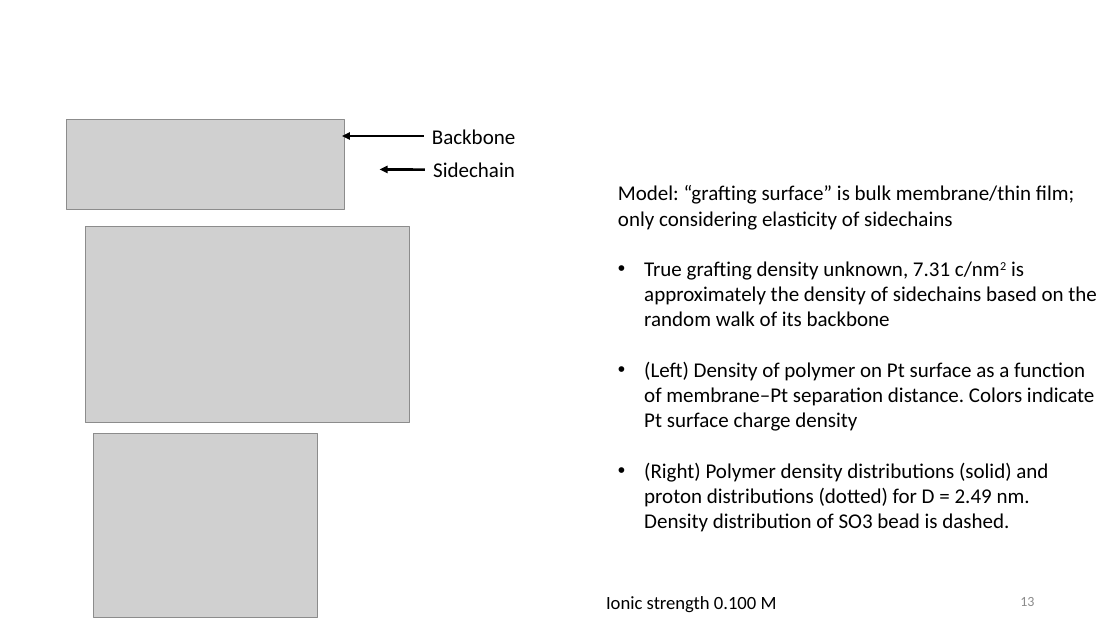
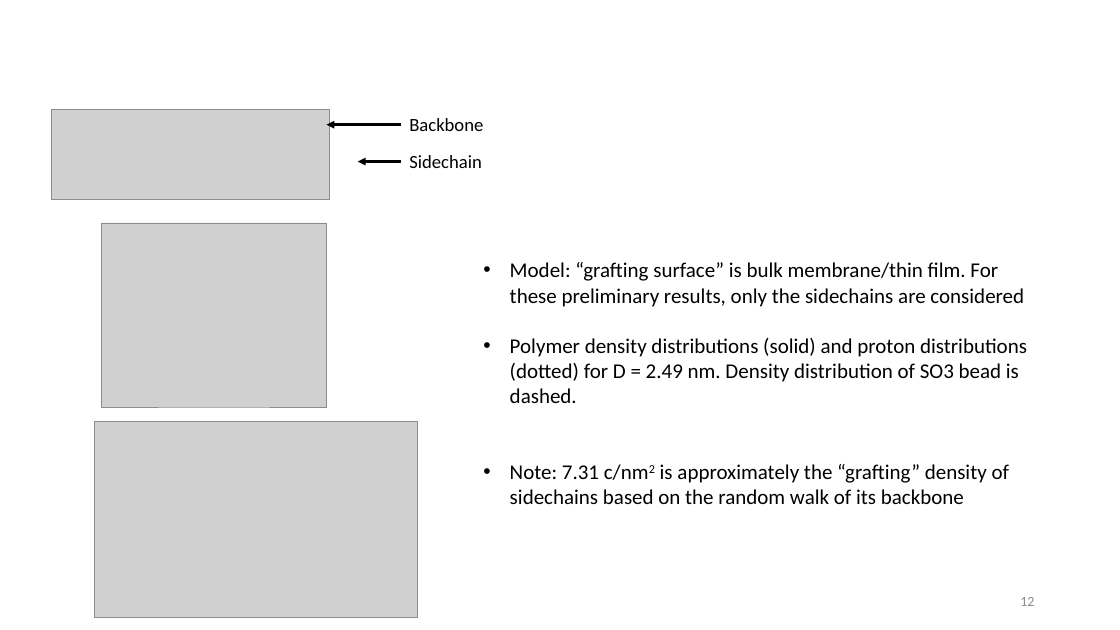
Before and after one commit to tyokokur/presentations, a slide deck: slide 12 of 20240722 NAF Intro.pptx (slide 13 before the commit). Drawn at 1120x630 pixels with LibreOffice and Linux fonts; fonts in the diff are those of the drawing; grey boxes stand for pictures; background and template pictures are left out. Boxes give left, top, right and bottom in pixels: in the first picture for what was removed or moved away, otherwise in the second. Text is boxed around its words. In the diff, an @@ line names an element or a change of style, - is before the commit and + after.

```diff
--- a/20240722 NAF Intro.pptx
+++ b/20240722 NAF Intro.pptx
@@ picture: place and size @@
-picture at box(66, 119, 344, 210)
+picture at box(51, 109, 329, 200)
@@ text "Backbone" at box(409, 118, 483, 131): size 18 to 16 pt @@
@@ text "Backbone": place and size @@
-text "Backbone" at box(432, 129, 515, 144)
+text "Backbone" at box(409, 118, 483, 131)
@@ arrow moved from (423, 136) - (342, 136) to (402, 124) - (327, 124) @@
@@ text "Sidechain": place and size @@
-text "Sidechain" at box(433, 162, 515, 177)
+text "Sidechain" at box(409, 155, 481, 168)
@@ text "Sidechain" at box(409, 155, 481, 168): size 18 to 16 pt @@
@@ arrow moved from (425, 170) - (380, 170) to (402, 161) - (358, 161) @@
@@ picture: place and size @@
-picture at box(93, 434, 318, 618)
+picture at box(102, 223, 327, 407)
@@ text at box(510, 262, 1027, 504): text changed @@
-Model: “grafting surface” is bulk membrane/thin film; only considering elasticity of sidechains
-• True grafting density unknown, 7.31 c/nm2 is approximately the density of sidechains based on the random walk of its backbone
-• (Left) Density of polymer on Pt surface as a function of membrane–Pt separation distance. Colors indicate Pt surface charge density
-• (Right) Polymer density distributions (solid) and proton distributions (dotted) for D = 2.49 nm. Density distribution of SO3 bead is dashed.
+• Model: “grafting surface” is bulk membrane/thin film. For these preliminary results, only the sidechains are considered
+• Polymer density distributions (solid) and proton distributions (dotted) for D = 2.49 nm. Density distribution of SO3 bead is dashed.
+• Note: 7.31 c/nm2 is approximately the “grafting” density of sidechains based on the random walk of its backbone
@@ picture: place and size @@
-picture at box(86, 227, 410, 423)
+picture at box(94, 422, 418, 618)
@@ text removed at box(606, 596, 777, 613) @@
-Ionic strength 0.100 M
```
Also in this commit, not shown: 2 other slides changed.
